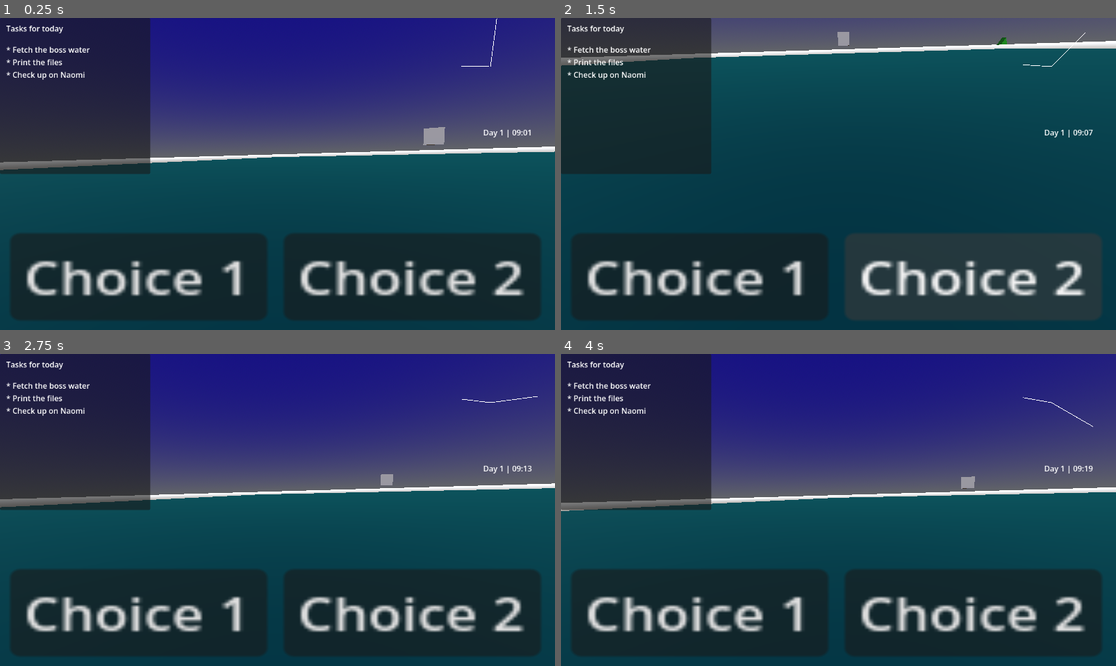
Above: before the commit, frames 1-4 (two rows, left to right).
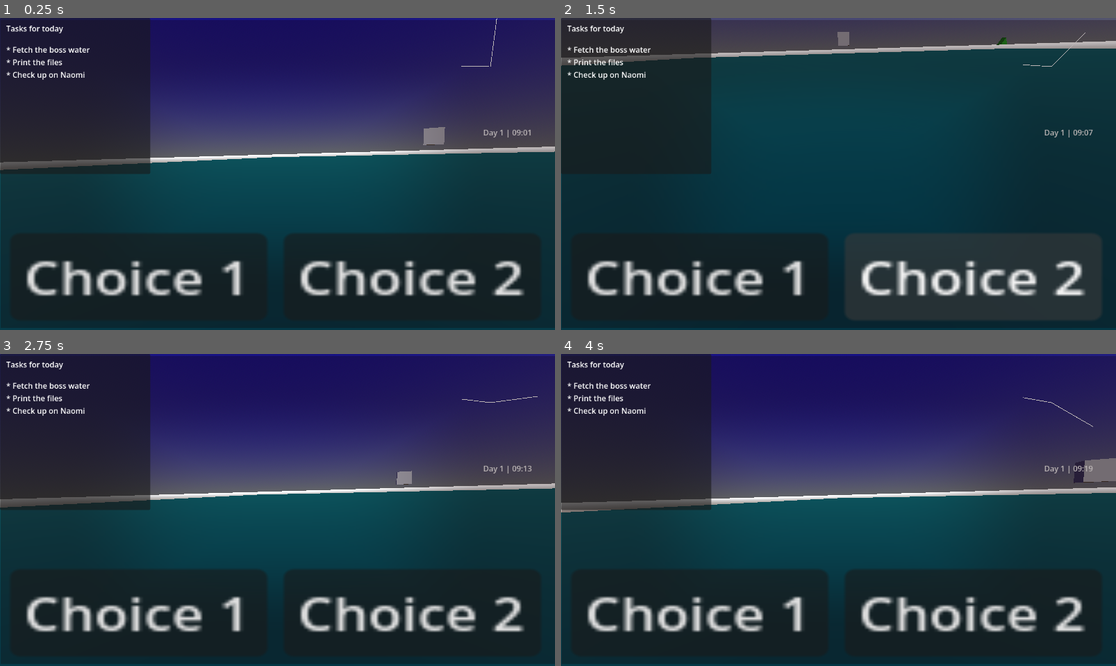
Above: after the commit, the same moments.

Repository: WasdMash/MaskJam
Game: Godot game, scene res://Scenes/MainScene.tscn
Same seed, same stepped clock (60 frames per second), same inputs: the game is played once before the commit and once after it. The engine's default icon, where the game draws it, is replaced by a stand-in: a white triangle on a blue panel in a dark square.
Inputs (mouse positions are in pixels of both pictures, inside the frame that each line leads up to):
- Up to frame 1 (0.25 s): no input
- Up to frame 2 (1.5 s): click "Choice 1" at 0.5 s; click "Choice 2" at 1.25 s
- Up to frame 3 (2.75 s): tap Enter at 2 s; move the mouse to (305, 510) at 2.02 s; hold W (move_up) from 2.03 s (still down)
- Up to frame 4 (4 s): keep holding W (move_up); move the mouse to (810, 510) at 2.77 s; move the mouse to (849, 503) at 3.52 s

The runs differ from the first frame. In frame 1, 23% of the frame differs, in the area x 0-100%, y 0-57%; in frame 2, 12%; in frame 3, 22%; in frame 4, 23%.

Commit message:
Got vignette working and synced to insanity

Diff:
--- a/body-horror/Scenes/choice_control.tscn
+++ b/body-horror/Scenes/choice_control.tscn
@@ -1,4 +1,6 @@
 [gd_scene format=3 uid="uid://cgjtlspjihm6k"]
+
+[ext_resource type="Script" uid="uid://cd6jg644ooruw" path="res://Scripts/choice_control.gd" id="1_8efp3"]
 
 [node name="ChoiceControl" type="Control" unique_id=1583314486]
 layout_mode = 3
@@ -7,6 +9,7 @@
 anchor_bottom = 1.0
 grow_horizontal = 2
 grow_vertical = 2
+script = ExtResource("1_8efp3")
 
 [node name="Choice1" type="Button" parent="." unique_id=747914217]
 layout_mode = 0
--- a/body-horror/Scenes/task_manager.tscn
+++ b/body-horror/Scenes/task_manager.tscn
@@ -3,9 +3,27 @@
 [ext_resource type="Script" uid="uid://v36ati4iqpro" path="res://Scripts/task_manager.gd" id="1_pwv7l"]
 [ext_resource type="PackedScene" uid="uid://cgjtlspjihm6k" path="res://Scenes/choice_control.tscn" id="2_1ej1d"]
 [ext_resource type="Script" uid="uid://cj47myk3ddlj6" path="res://Scripts/task_list.gd" id="3_bt31k"]
+[ext_resource type="Shader" uid="uid://dp7eginl78ey7" path="res://Scripts/Shaders/Vignette.gdshader" id="4_s88do"]
+[ext_resource type="Script" uid="uid://xqtifrnv6xna" path="res://Scenes/vignette_effect.gd" id="4_xw221"]
+[ext_resource type="Texture2D" uid="uid://fov8cdlaasum" path="res://Sprites/icon.svg" id="5_xw221"]
+
+[sub_resource type="ShaderMaterial" id="ShaderMaterial_gmp3g"]
+shader = ExtResource("4_s88do")
+shader_parameter/radius = 0.0
+shader_parameter/softness = 0.77600003686
+shader_parameter/intensity = 0.290000013775
+shader_parameter/contrast = 2.2
+shader_parameter/vignette_color = Color(0.08235294, 0, 0, 1)
 
 [node name="TaskManager" type="Node2D" unique_id=1926607034]
 script = ExtResource("1_pwv7l")
+
+[node name="VignetteEffect" type="Sprite2D" parent="." unique_id=1373701769]
+material = SubResource("ShaderMaterial_gmp3g")
+position = Vector2(577.5, 324)
+scale = Vector2(8.9921875, 4.984375)
+texture = ExtResource("5_xw221")
+script = ExtResource("4_xw221")
 
 [node name="ChoiceControl" parent="." unique_id=1583314486 instance=ExtResource("2_1ej1d")]
 
--- /dev/null
+++ b/body-horror/Scenes/vignette_effect.gd
@@ -0,0 +1,5 @@
+extends Sprite2D
+
+# Called when the node enters the scene tree for the first time.
+func _ready() -> void:
+	GameManager.get_vignette(self.material)
--- a/body-horror/Scripts/GameManager.gd
+++ b/body-horror/Scripts/GameManager.gd
@@ -1,9 +1,16 @@
 extends Node
 
 @export_group("Environmental variables")
-#The following variables should increase either by each ask done or linearly#
-	#If linearly, this should force the player to either make choices or annoy co-workers by doing nothing
-@export var choiceControl : Control
+#Need to track the player's insanity also
+	#Should kinda reset each day but not entirely
+	#Should decrease through the day - perhaps the more insane co-workers are, the more we lose our sanity
+@export var playerInsanity := 100.0
+@export var playerTweakValue := 0.25 #This will determine how slowly the player loses their mind
+var insaneVignette : ShaderMaterial
+var ogIntensity := 0.29
+# Checks to see when a choice between two things is made - this shuold also alter insanity
+signal choice_made(choice_id: String)
+signal request_choices(options: Array)
 
 @export_group("Office Clock")
 @export var time_speed: float = 5.0 # Higher = faster work day
@@ -12,9 +19,21 @@
 var current_hour: int = 9
 var current_minute: float = 0.0
 
+
+func get_vignette(vignette : ShaderMaterial) -> void:
+	insaneVignette = vignette
+	ogIntensity = insaneVignette.get_shader_parameter("intensity")
+
 func _process(delta: float) -> void:
 	# Tick the minutes based on frame time
 	current_minute += delta * time_speed
+	playerInsanity -= delta * playerTweakValue
+	#Should be able to mess with the vignette intensity from here
+	if insaneVignette:
+		var target = playerInsanity * ogIntensity / 100.0
+		# Use the material to get the value
+		var current = insaneVignette.get_shader_parameter("intensity")
+		insaneVignette.set_shader_parameter("intensity", lerp(current, target, 0.1))
 
 	if current_minute >= 60.0:
 		current_minute = 0.0
@@ -22,6 +41,9 @@
 
 		# Check for the end of the shift (6 PM / 18:00)
 		if current_hour >= 18:
+			#Should ideally wait for user input before we start a new day
 			current_hour = 9   # Back to work!
 			current_day += 1   # Another day in the matrix
+			#This is where we should also temporarily add to player insanity, so that they don't immediately lose it
+			playerInsanity = 100 * current_day / 7 #Cuts down by like a 7th each day
 			print("Welcome to Day ", current_day, ". Get to your desk.")
--- /dev/null
+++ b/body-horror/Scripts/Shaders/Vignette.gdshader
@@ -0,0 +1,31 @@
+shader_type canvas_item;
+
+// Stronger defaults
+uniform float radius:    hint_range(0.0, 1.0) = 0.22;  // where darkening starts (smaller = more encroachment)
+uniform float softness:  hint_range(0.0, 1.0) = 0.38;  // feather width toward center
+uniform float intensity: hint_range(0.0, 3.0) = 2.00;  // overall darkness
+uniform float contrast:  hint_range(0.5, 4.0) = 2.20;  // >1.0 sharpens falloff
+uniform vec4 vignette_color: source_color = vec4(0.0, 0.0, 0.0, 1.0);
+
+void fragment() {
+    vec2 uv = SCREEN_UV;
+    vec2 centered = uv - vec2(0.5);
+
+    // Edge-driven shape (0 at center, 1 at edges):
+    // Chebyshev distance = pushes from ALL edges uniformly
+    float edge_box = max(abs(centered.x) * 2.0, abs(centered.y) * 2.0);
+
+    // Blend a little radial in to avoid a "boxy" look (optional)
+    float edge_radial = length(centered) * 2.0; // 0 center -> ~1 corners
+    float shape = mix(edge_box, edge_radial, 0.25);
+
+    // Darken from radius inward with feather = softness
+    float v = smoothstep(radius, radius + softness, shape);
+    v = pow(v, contrast);
+
+    vec4 overlay = vignette_color;
+    overlay.a = clamp(v * intensity, 0.0, 1.0);
+
+    // Output just the vignette color/alpha (use on a full-screen ColorRect)
+    COLOR = overlay;
+}
--- a/body-horror/Scripts/choice_control.gd
+++ b/body-horror/Scripts/choice_control.gd
@@ -1,5 +1,17 @@
 extends Control
-# Called when the node enters the scene tree for the first time.
+
 func _ready():
-	# Tell the global manager "I am the choice control"
-	GameManager.choiceControl = self
+	# Listen for the manager to tell YOU to show choices
+	GameManager.request_choices.connect(_on_show_requested)
+
+func _on_choice_selected(id):
+	# Tell the manager what happened
+	GameManager.choice_made.emit(id)
+
+# Godot calls this automatically when the signal is sent.
+func _on_show_requested(options: Array):
+	# This is where you write the code to actually show the buttons
+	print("UI received these options from the manager: ", options)
+	#I need a way of determing which of these choices is better than the other
+	$Choice1.text = options[0]
+	$Choice2.text = options[1]
--- a/body-horror/Scripts/playerMovement.gd
+++ b/body-horror/Scripts/playerMovement.gd
@@ -3,12 +3,11 @@
 const SPEED = 5.0
 const TURNING_CONSTANT = 0.1
 func _physics_process(delta: float) -> void:
-	var input_dir := Input.get_vector("Left", "Right", "Forwad", "Back")
+	var input_dir := Input.get_vector("move_left", "move_right", "move_up", "move_down")
 
 	# 1. Get the camera's forward and right vectors, but ignore the Y (vertical) component
 	var cam_forward = -$cameraController/camera_target/Camera3D.global_transform.basis.z
 	var cam_right = $cameraController/camera_target/Camera3D.global_transform.basis.x
-
 
 	# 2. Flatten them so we don't move up/down
 	cam_forward.y = 0
--- a/body-horror/Scripts/task_progression.gd
+++ b/body-horror/Scripts/task_progression.gd
@@ -8,7 +8,6 @@
 func _on_area_3d_body_entered(body: Node3D) -> void:
 	if body.is_in_group("player"):
 		#Cool, now let's just trigger the task for now
-		print("Let's get that paper fr")
 		TaskManager.beginTask(taskName, maxTime)
 
 func _process(delta: float) -> void:
--- a/body-horror/Scripts/the_supervisor.gd
+++ b/body-horror/Scripts/the_supervisor.gd
@@ -5,7 +5,17 @@
 	#Check to see if we even have started a task
 	if TaskManager.taskStarted:
 		TaskManager.completeTask(0) #We update the insanity of Emily now
-	#Lol, time to look at how much time it took, I guess?
+
+#NPC interaction - just need to figure out where exactly it should be
+	#Preferably in above function but this depends on which tasks require what - for example check up on Naomi
+"""
+func interact():
+    # Just fire and forget; the UI will pick it up if it exists
+		#This is a 2D array of the following format:
+			#If true, this was the better option - heal their insanity
+			#False - you chose the wrong action - cut down their insanity
+    GameManager.request_choices.emit([["Yes", true], ["No", false]])
+"""
 
 #Triggering the start of a new task
 func _on_area_3d_body_exited(body: Node3D) -> void:
Not shown, added: body-horror/Scenes/vignette_effect.gd.uid
Not shown, added: body-horror/Scripts/Shaders/Vignette.gdshader.uid
Not shown, changed: body-horror/Scripts/choice_control.gd.uid
